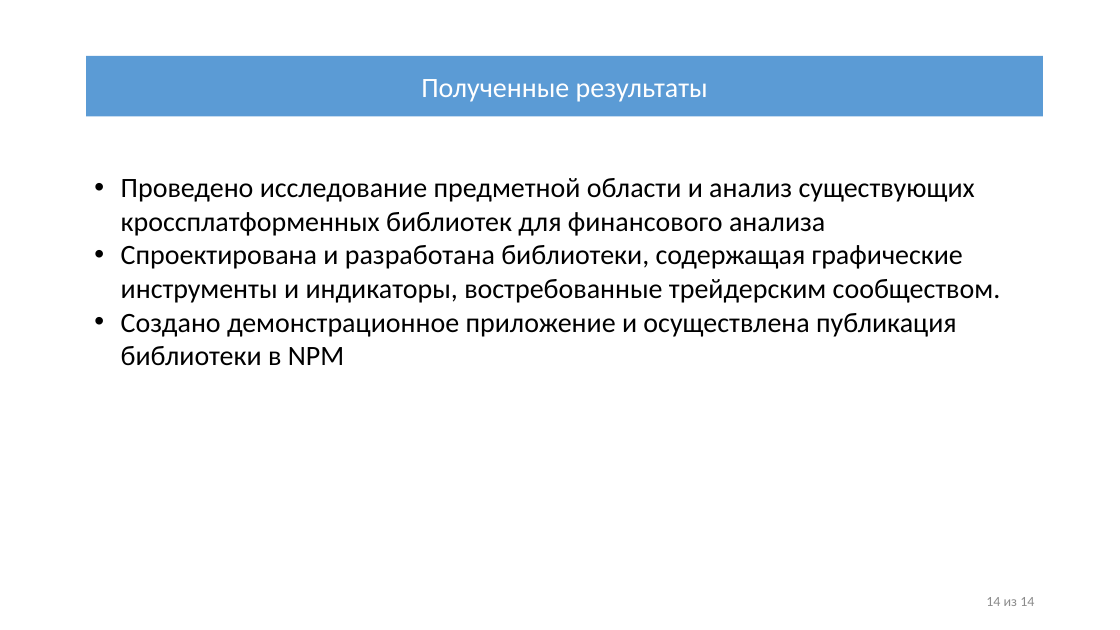
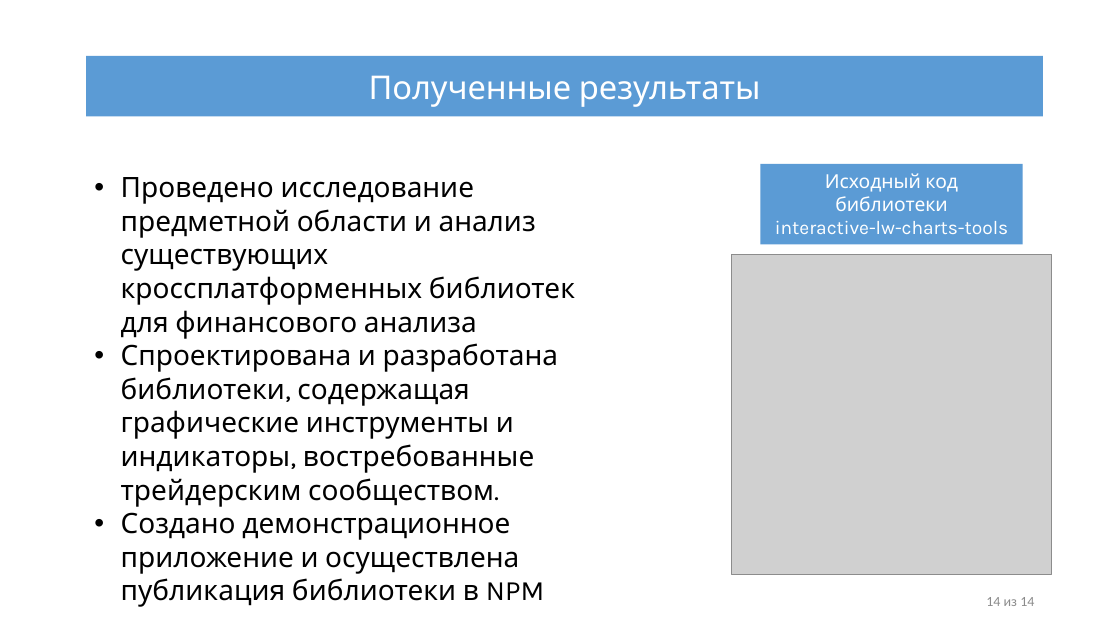
Before and after one commit to IliiaDenisov/masters-thesis, a slide deck: slide 13 of src/Презентация диплома.pptx (slide 14 before the commit). Drawn at 1120x630 pixels with LibreOffice and Linux fonts; fonts in the diff are those of the drawing; grey boxes stand for pictures. Boxes give left, top, right and bottom in pixels: in the first picture for what was removed or moved away, otherwise in the second. Text is boxed around its words. In the diff, an @@ line names an element or a change of style, - is before the commit and + after.

```diff
--- a/src/Презентация диплома.pptx
+++ b/src/Презентация диплома.pptx
@@ rectangle "Полученные результаты" at [87, 55, 1044, 116]: size 24 to 28 pt, font Calibri to Karla @@
@@ text "Проведено исследование предметной области и ..." at [121, 177, 575, 607]: font Calibri to Karla @@
@@ rectangle added at [760, 164, 1023, 245], fill #5B9BD5, 16.5 pt, text #FFFFFF @@
+Исходный код библиотеки
+interactive-lw-charts-tools
@@ picture added at [732, 255, 1052, 575] @@
```
Also in this commit, not shown: 12 other slides changed, 1 slide removed.
